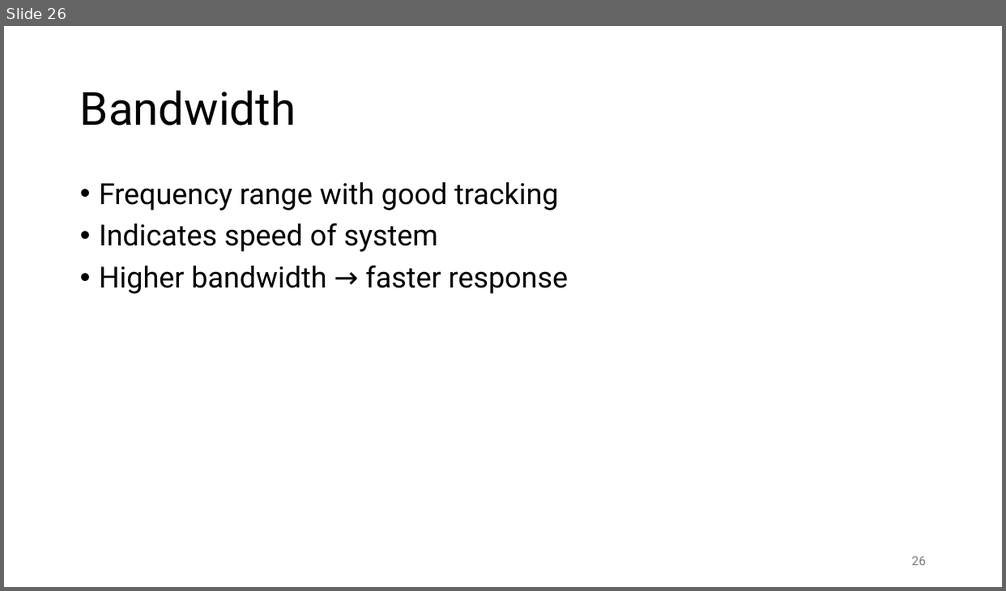
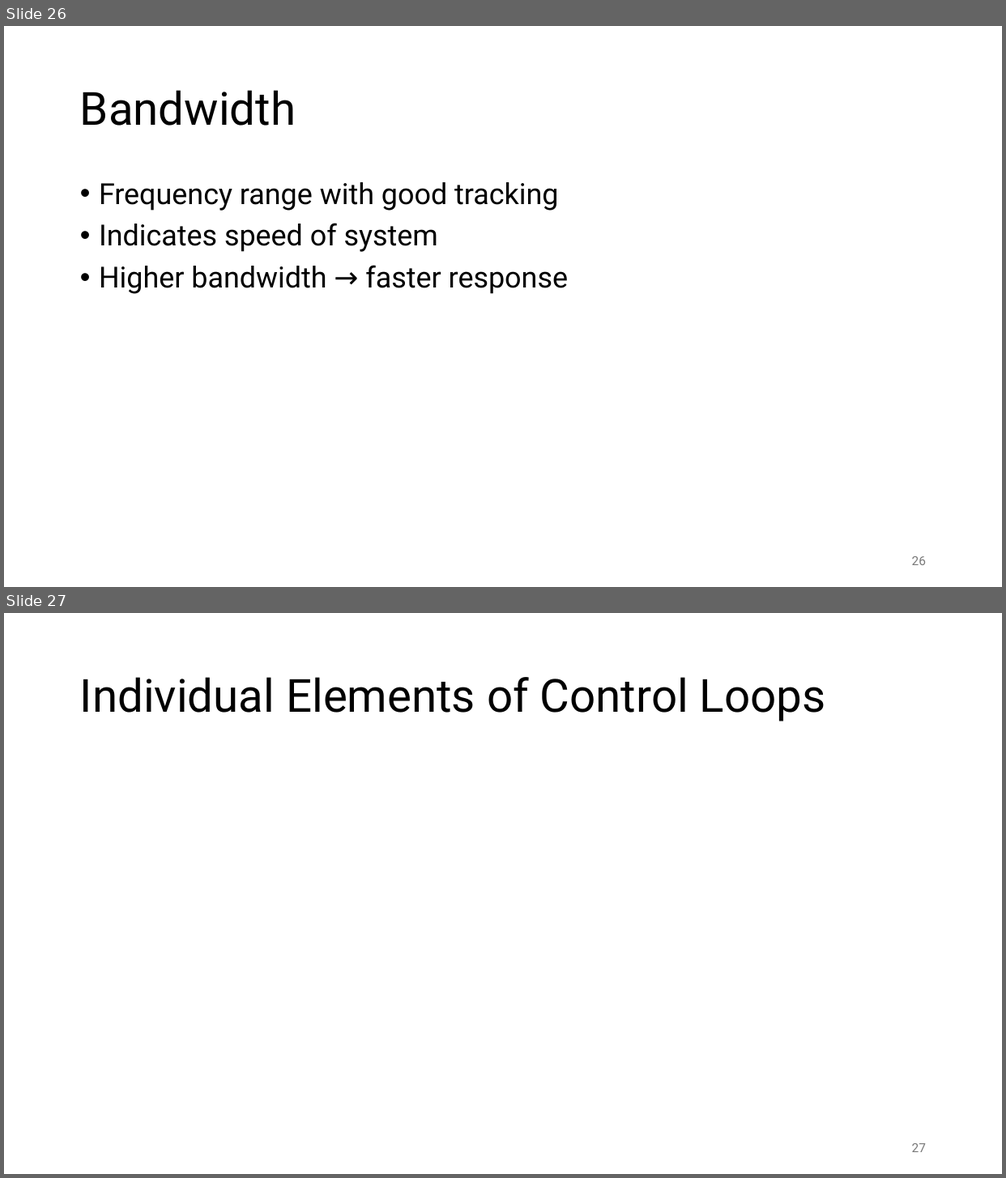
Before and after one commit to FelixWick/control_engineering, a slide deck: slides/3_Laplace.pptx. Shown one above the other, each under a label of ours: slide 26 before the commit, slides 26 and 27 after it. The pictures are 1006x591 and 1006x1178 pixels, drawn with LibreOffice and Linux fonts; fonts in the diff are those of the drawing; grey boxes stand for pictures. Boxes give left, top, right and bottom in pixels: in the first picture for what was removed or moved away, otherwise in the second. Text is boxed around its words. In the diff, an @@ line names an element or a change of style, - is before the commit and + after.

Commit message:
individual elements

```diff
--- a/slides/3_Laplace.pptx
+++ b/slides/3_Laplace.pptx
@@ slide 27 added at <box>4,613,1002,1174</box>, background #FFFFFF @@
@@ title added at <box>80,677,826,722</box>, 44 pt, text #000000 @@
+Individual Elements of Control Loops
@@ page number added at <box>912,1144,926,1152</box>, 12 pt, text #797979 @@
+27
```
Also in this commit, not shown: 5 slides changed, 1 other slide added, 1 slide removed.
